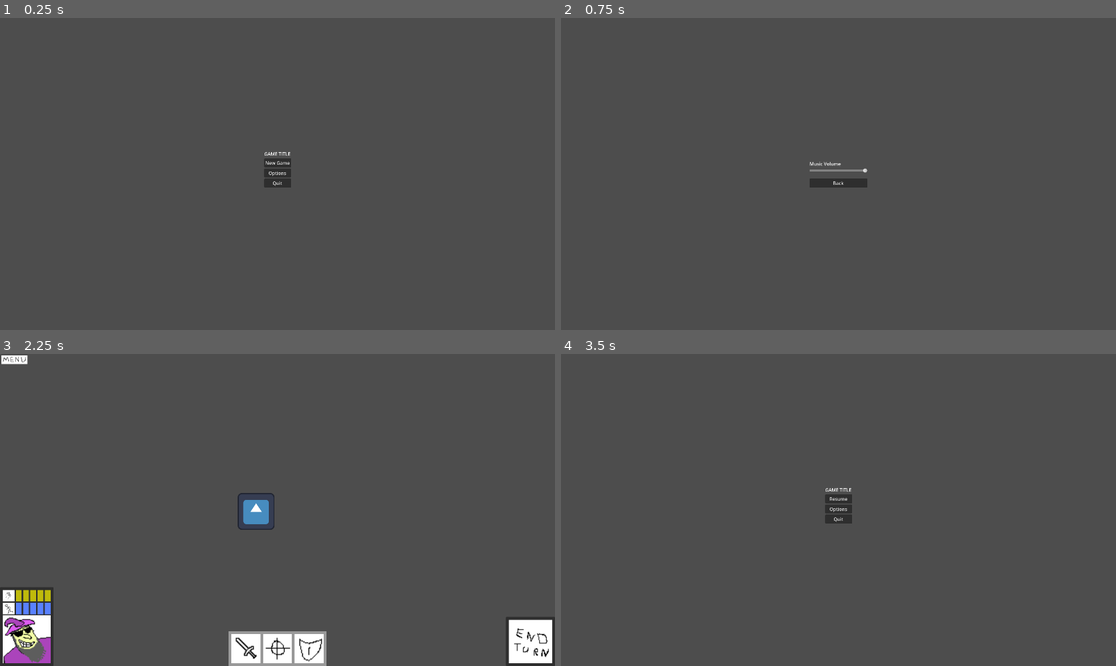
Above: before the commit, frames 1-4 (two rows, left to right).
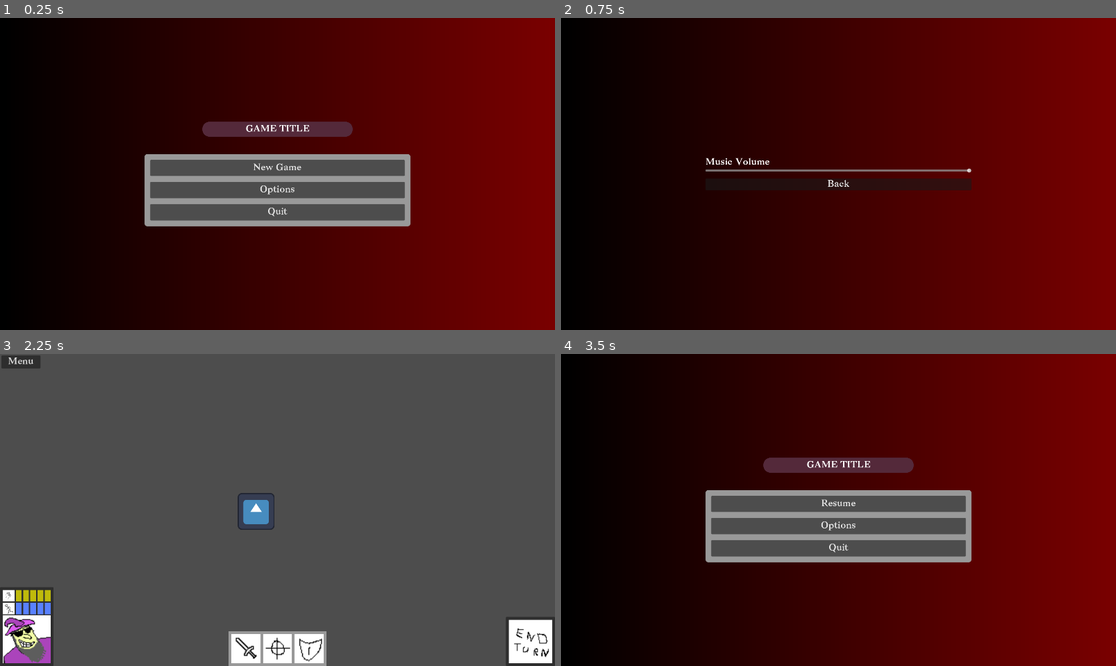
Above: after the commit, the same moments.

Repository: CiaranWoodward/LD57
Game: Godot game, scene res://scenes/main.tscn
Same seed, same stepped clock (60 frames per second), same inputs: the game is played once before the commit and once after it. The engine's default icon, where the game draws it, is replaced by a stand-in: a white triangle on a blue panel in a dark square. Sound files missing from this copy of the repository are replaced by a short silence.
Inputs (mouse positions are in pixels of both pictures, inside the frame that each line leads up to):
- Up to frame 1 (0.25 s): no input
- Up to frame 2 (0.75 s): click "Options" at 0.5 s
- Up to frame 3 (2.25 s): click "Back" at 1.25 s; click "New Game" at 2 s
- Up to frame 4 (3.5 s): click (583, 363) at 2.75 s

The runs differ from the first frame. In frame 1, 93% of the frame differs, in the area x 0-100%, y 0-100%; in frame 2, 100%; in frame 3, 0.3%; in frame 4, 93%.

Commit message:
Custom font, debug menu, UI colours

Diff:
--- a/UI/HUD.tscn
+++ b/UI/HUD.tscn
@@ -8,7 +8,6 @@
 [ext_resource type="Texture2D" uid="uid://4leq60s6j6fn" path="res://images/image_face.png" id="3_7dvkv"]
 [ext_resource type="Texture2D" uid="uid://blhl16ar0sq21" path="res://images/icon_guard.png" id="3_wm3ai"]
 [ext_resource type="Texture2D" uid="uid://bmtdje21c1ggw" path="res://images/button_endturn.png" id="7_vdcm2"]
-[ext_resource type="Texture2D" uid="uid://dwphob32jg6xj" path="res://images/button_menu.png" id="8_6rmj2"]
 
 [sub_resource type="StyleBoxFlat" id="StyleBoxFlat_2r41h"]
 
@@ -23,10 +22,11 @@
 theme_override_constants/margin_right = 5
 theme_override_constants/margin_bottom = 5
 
-[node name="ButtonMenu" type="TextureButton" parent="MenuMargin"]
+[node name="ButtonMenu" type="Button" parent="MenuMargin"]
 custom_minimum_size = Vector2(135, 45)
 layout_mode = 2
-texture_normal = ExtResource("8_6rmj2")
+theme_override_font_sizes/font_size = 32
+text = "Menu"
 
 [node name="Info" type="PanelContainer" parent="."]
 anchors_preset = 2
--- /dev/null
+++ b/UI/menu_debug.gd
@@ -0,0 +1,6 @@
+extends CanvasLayer
+
+signal dbg_music_mode
+
+func _on_music_mode_pressed() -> void:
+	dbg_music_mode.emit()
--- /dev/null
+++ b/UI/menu_debug.tscn
@@ -0,0 +1,46 @@
+[gd_scene load_steps=2 format=3 uid="uid://dvnr08tnqqvmu"]
+
+[ext_resource type="Script" uid="uid://dhpxg11gy2hld" path="res://UI/menu_debug.gd" id="1_qmqma"]
+
+[node name="MenuDebug" type="CanvasLayer"]
+script = ExtResource("1_qmqma")
+
+[node name="PanelContainer" type="PanelContainer" parent="."]
+anchors_preset = 6
+anchor_left = 1.0
+anchor_top = 0.5
+anchor_right = 1.0
+anchor_bottom = 0.5
+offset_left = -91.0
+offset_top = -22.0
+offset_bottom = 22.0
+grow_horizontal = 0
+grow_vertical = 2
+
+[node name="MarginContainer" type="MarginContainer" parent="PanelContainer"]
+layout_mode = 2
+theme_override_constants/margin_left = 20
+theme_override_constants/margin_top = 20
+theme_override_constants/margin_right = 20
+theme_override_constants/margin_bottom = 20
+
+[node name="VBoxContainer" type="VBoxContainer" parent="PanelContainer/MarginContainer"]
+layout_mode = 2
+
+[node name="Label" type="Label" parent="PanelContainer/MarginContainer/VBoxContainer"]
+layout_mode = 2
+theme_override_font_sizes/font_size = 32
+text = "Debug"
+horizontal_alignment = 1
+
+[node name="NextLevel" type="Button" parent="PanelContainer/MarginContainer/VBoxContainer"]
+layout_mode = 2
+theme_override_font_sizes/font_size = 32
+text = "Next Level"
+
+[node name="MusicMode" type="Button" parent="PanelContainer/MarginContainer/VBoxContainer"]
+layout_mode = 2
+theme_override_font_sizes/font_size = 32
+text = "Music Mode"
+
+[connection signal="pressed" from="PanelContainer/MarginContainer/VBoxContainer/MusicMode" to="." method="_on_music_mode_pressed"]
--- a/UI/menu_main.tscn
+++ b/UI/menu_main.tscn
@@ -1,47 +1,111 @@
-[gd_scene load_steps=2 format=3 uid="uid://dw4dfv2w8nfqf"]
+[gd_scene load_steps=4 format=3 uid="uid://dw4dfv2w8nfqf"]
 
 [ext_resource type="Script" uid="uid://boak3tj4hcejj" path="res://UI/menu_main.gd" id="1_dk4ej"]
+
+[sub_resource type="StyleBoxFlat" id="StyleBoxFlat_ltcc5"]
+bg_color = Color(0.327891, 0.159552, 0.22619, 1)
+corner_radius_top_left = 25
+corner_radius_top_right = 25
+corner_radius_bottom_right = 25
+corner_radius_bottom_left = 25
+
+[sub_resource type="StyleBoxFlat" id="StyleBoxFlat_bp7uk"]
+corner_radius_top_left = 10
+corner_radius_top_right = 10
+corner_radius_bottom_right = 10
+corner_radius_bottom_left = 10
 
 [node name="MenuMain" type="CanvasLayer"]
 script = ExtResource("1_dk4ej")
 
-[node name="MainVBox" type="VBoxContainer" parent="."]
-anchors_preset = 8
-anchor_left = 0.5
+[node name="MainMargin" type="MarginContainer" parent="."]
+anchors_preset = 14
 anchor_top = 0.5
-anchor_right = 0.5
+anchor_right = 1.0
 anchor_bottom = 0.5
-offset_left = -46.5
-offset_top = -81.5
-offset_right = 46.5
-offset_bottom = 81.5
+offset_top = -540.0
+offset_bottom = 540.0
 grow_horizontal = 2
 grow_vertical = 2
+theme_override_constants/margin_left = 500
+theme_override_constants/margin_top = 100
+theme_override_constants/margin_right = 500
+theme_override_constants/margin_bottom = 100
 
-[node name="MainTitleMargin" type="MarginContainer" parent="MainVBox"]
+[node name="MainVBox" type="VBoxContainer" parent="MainMargin"]
+layout_mode = 2
+size_flags_vertical = 4
+theme_override_constants/separation = 50
+
+[node name="MainTitleMargin" type="MarginContainer" parent="MainMargin/MainVBox"]
+layout_mode = 2
+theme_override_constants/margin_left = 200
+theme_override_constants/margin_right = 200
+theme_override_constants/margin_bottom = 10
+
+[node name="MainTitlePanel" type="Panel" parent="MainMargin/MainVBox/MainTitleMargin"]
+custom_minimum_size = Vector2(500, 50)
+layout_mode = 2
+theme_override_styles/panel = SubResource("StyleBoxFlat_ltcc5")
+
+[node name="MainTextMargin" type="MarginContainer" parent="MainMargin/MainVBox/MainTitleMargin"]
+layout_mode = 2
+theme_override_constants/margin_left = 10
+theme_override_constants/margin_top = 10
+theme_override_constants/margin_right = 10
+theme_override_constants/margin_bottom = 10
+
+[node name="MainTitle" type="Label" parent="MainMargin/MainVBox/MainTitleMargin/MainTextMargin"]
+layout_mode = 2
+theme_override_font_sizes/font_size = 32
+text = "GAME TITLE"
+horizontal_alignment = 1
+
+[node name="MainPanelMargin" type="MarginContainer" parent="MainMargin/MainVBox"]
 layout_mode = 2
 
-[node name="MainTitle" type="Label" parent="MainVBox/MainTitleMargin"]
+[node name="MainButtonPanel" type="Panel" parent="MainMargin/MainVBox/MainPanelMargin"]
 layout_mode = 2
-text = "GAME TITLE"
+theme_override_styles/panel = SubResource("StyleBoxFlat_bp7uk")
 
-[node name="Resume" type="Button" parent="MainVBox"]
+[node name="MainButtonMargin" type="MarginContainer" parent="MainMargin/MainVBox/MainPanelMargin"]
+custom_minimum_size = Vector2(900, 250)
 layout_mode = 2
+theme_override_constants/margin_left = 20
+theme_override_constants/margin_top = 20
+theme_override_constants/margin_right = 20
+theme_override_constants/margin_bottom = 20
+
+[node name="MainButtonVBox" type="VBoxContainer" parent="MainMargin/MainVBox/MainPanelMargin/MainButtonMargin"]
+layout_mode = 2
+theme_override_constants/separation = 20
+
+[node name="Resume" type="Button" parent="MainMargin/MainVBox/MainPanelMargin/MainButtonMargin/MainButtonVBox"]
+visible = false
+layout_mode = 2
+size_flags_vertical = 3
+theme_override_font_sizes/font_size = 32
 text = "Resume"
 
-[node name="NewGame" type="Button" parent="MainVBox"]
+[node name="NewGame" type="Button" parent="MainMargin/MainVBox/MainPanelMargin/MainButtonMargin/MainButtonVBox"]
 layout_mode = 2
+size_flags_vertical = 3
+theme_override_font_sizes/font_size = 32
 text = "New Game"
 
-[node name="Options" type="Button" parent="MainVBox"]
+[node name="Options" type="Button" parent="MainMargin/MainVBox/MainPanelMargin/MainButtonMargin/MainButtonVBox"]
 layout_mode = 2
+size_flags_vertical = 3
+theme_override_font_sizes/font_size = 32
 text = "Options"
 
-[node name="Quit" type="Button" parent="MainVBox"]
+[node name="Quit" type="Button" parent="MainMargin/MainVBox/MainPanelMargin/MainButtonMargin/MainButtonVBox"]
 layout_mode = 2
+size_flags_vertical = 3
+theme_override_font_sizes/font_size = 32
 text = "Quit"
 
-[connection signal="pressed" from="MainVBox/Resume" to="." method="_on_resume_pressed"]
-[connection signal="pressed" from="MainVBox/NewGame" to="." method="_on_new_game_pressed"]
-[connection signal="pressed" from="MainVBox/Options" to="." method="_on_options_pressed"]
-[connection signal="pressed" from="MainVBox/Quit" to="." method="_on_quit_pressed"]
+[connection signal="pressed" from="MainMargin/MainVBox/MainPanelMargin/MainButtonMargin/MainButtonVBox/Resume" to="." method="_on_resume_pressed"]
+[connection signal="pressed" from="MainMargin/MainVBox/MainPanelMargin/MainButtonMargin/MainButtonVBox/NewGame" to="." method="_on_new_game_pressed"]
+[connection signal="pressed" from="MainMargin/MainVBox/MainPanelMargin/MainButtonMargin/MainButtonVBox/Options" to="." method="_on_options_pressed"]
+[connection signal="pressed" from="MainMargin/MainVBox/MainPanelMargin/MainButtonMargin/MainButtonVBox/Quit" to="." method="_on_quit_pressed"]
--- a/UI/menu_options.tscn
+++ b/UI/menu_options.tscn
@@ -6,21 +6,18 @@
 script = ExtResource("1_k01u3")
 
 [node name="OptionsMargin" type="MarginContainer" parent="."]
-anchors_preset = 8
-anchor_left = 0.5
-anchor_top = 0.5
-anchor_right = 0.5
-anchor_bottom = 0.5
-offset_left = -100.0
-offset_top = -21.5
-offset_right = 100.0
-offset_bottom = 21.5
+anchors_preset = 15
+anchor_right = 1.0
+anchor_bottom = 1.0
 grow_horizontal = 2
 grow_vertical = 2
+theme_override_constants/margin_left = 500
+theme_override_constants/margin_right = 500
 
 [node name="OptionsVBox" type="VBoxContainer" parent="OptionsMargin"]
 custom_minimum_size = Vector2(200, 0)
 layout_mode = 2
+size_flags_vertical = 4
 theme_override_constants/separation = 20
 
 [node name="MusicVolVBox" type="VBoxContainer" parent="OptionsMargin/OptionsVBox"]
@@ -28,6 +25,7 @@
 
 [node name="MusicVolLabel" type="Label" parent="OptionsMargin/OptionsVBox/MusicVolVBox"]
 layout_mode = 2
+theme_override_font_sizes/font_size = 32
 text = "Music Volume"
 
 [node name="MusicVolHSlider" type="HSlider" parent="OptionsMargin/OptionsVBox/MusicVolVBox"]
@@ -36,6 +34,7 @@
 
 [node name="Button" type="Button" parent="OptionsMargin/OptionsVBox"]
 layout_mode = 2
+theme_override_font_sizes/font_size = 32
 text = "Back"
 
 [connection signal="value_changed" from="OptionsMargin/OptionsVBox/MusicVolVBox/MusicVolHSlider" to="." method="_on_h_slider_value_changed"]
--- a/main.gd
+++ b/main.gd
@@ -1,10 +1,20 @@
 extends Control
 
-@export var levels : Array[PackedScene]
+@export var debug : bool = true
 
-var tracks : Dictionary = {
-		"Level1": load("res://music/LD57 Level 1 Loop.mp3")
-	}
+#All game levels:
+var levels : Array[PackedScene] = [
+	load("res://Level/map.tscn")
+]
+
+#All music tracks:
+var tracks : Array[AudioStreamMP3] = [
+		load("res://music/LD76 OST Main Title Loop mp3.mp3"),
+		load("res://music/LD57 Level 1 Loop.mp3"),
+		load("res://music/LD76 Level 1 Loop (Low Health).mp3")
+	]
+
+var bloody_offset : int = (len(tracks)-1)/2
 
 var game_started : bool = false
 
@@ -16,65 +26,73 @@
 # Called when the node enters the scene tree for the first time.
 func _ready() -> void:
 	music_player = $Music
+	music_track(0)
 	music_player.finished.connect(music_loop)
 
+func music_track(track) -> void:
+	music_player.stream = tracks[track]
+	music_player.play(0)
+
+func music_urgency() -> void:
+	music_player.stream
 
 #Loop current track:
 func music_loop() -> void:
 	music_player.play(0)
 
 
-#Visibility of in-game HUD:
-func show_hud(enable : bool) -> void:
-	$HUD.visible = enable
-
-
 #Visibility of main menu:
 func show_menu(enable : bool) -> void:
 	$MenuMain.visible = enable
+	$BG.visible = enable
+	$HUD.visible = !enable
 
 
-#Visibility of main menu:
+#Visibility of options menu:
 func show_options(enable : bool) -> void:
+	$MenuMain.visible = !enable
 	$MenuOptions.visible = enable
 
-
+#Resume level:
 func _on_menu_main_resume_pressed() -> void:
 	show_menu(false)
-	show_hud(true)
-
 	get_tree().root.add_child(current_level)
 
 
 func _on_menu_main_new_game_pressed() -> void:
+
+	#Replace 'New Game' button with 'Resume'
 	game_started = true
+	$MenuMain/MainMargin/MainVBox/MainPanelMargin/MainButtonMargin/MainButtonVBox/NewGame.visible = !game_started
+	$MenuMain/MainMargin/MainVBox/MainPanelMargin/MainButtonMargin/MainButtonVBox/Resume.visible = game_started
+
+	#Hide menu, enable HUD and show first level:
 	show_menu(false)
-	show_hud(true)
-
 	current_level = levels[0].instantiate()
 	get_tree().root.add_child(current_level)
-	music_player.stream = tracks.Level1
-	music_player.play(0)
+
+	#Start music for first level:
+	music_track(1)
 
 
 func _on_menu_main_options_pressed() -> void:
-	show_menu(false)
 	show_options(true)
 
 
 func _on_menu_options_back_pressed() -> void:
+	show_options(false)
 	show_menu(true)
-	show_options(false)
 
 
 func _process(delta: float) -> void:
-	$MenuMain/MainVBox/NewGame.visible = !game_started
-	$MenuMain/MainVBox/Resume.visible = game_started
+
+	#Toggle debug menu
+	if  (debug == true) and (Input.is_action_just_pressed("debug")) :
+		$MenuDebug.visible = !$MenuDebug.visible
 
 
 func _on_hud_pause_menu() -> void:
 	show_menu(true)
-	show_hud(false)
 	get_tree().root.remove_child(current_level)
 
 
--- a/project.godot
+++ b/project.godot
@@ -20,6 +20,18 @@
 window/size/viewport_width=1920
 window/size/viewport_height=1080
 
+[gui]
+
+theme/custom_font="uid://c1l8tfjsccx1h"
+
+[input]
+
+debug={
+"deadzone": 0.2,
+"events": [Object(InputEventKey,"resource_local_to_scene":false,"resource_name":"","device":-1,"window_id":0,"alt_pressed":false,"shift_pressed":false,"ctrl_pressed":false,"meta_pressed":false,"pressed":false,"keycode":0,"physical_keycode":80,"key_label":0,"unicode":112,"location":0,"echo":false,"script":null)
+]
+}
+
 [rendering]
 
 renderer/rendering_method="mobile"
--- a/scenes/main.tscn
+++ b/scenes/main.tscn
@@ -1,10 +1,16 @@
-[gd_scene load_steps=6 format=3 uid="uid://crfl4qv4cvgwq"]
+[gd_scene load_steps=8 format=3 uid="uid://crfl4qv4cvgwq"]
 
 [ext_resource type="Script" uid="uid://uktqrdqbw21b" path="res://main.gd" id="1_jyhfs"]
-[ext_resource type="PackedScene" uid="uid://bop5wmjudg5xh" path="res://Level/map.tscn" id="2_tbgi4"]
 [ext_resource type="PackedScene" uid="uid://dw4dfv2w8nfqf" path="res://UI/menu_main.tscn" id="3_tefeu"]
 [ext_resource type="PackedScene" uid="uid://ctaeg60vimnlh" path="res://UI/HUD.tscn" id="4_o6xl0"]
 [ext_resource type="PackedScene" uid="uid://8r4xmp8negky" path="res://UI/menu_options.tscn" id="4_tbgi4"]
+[ext_resource type="PackedScene" uid="uid://dvnr08tnqqvmu" path="res://UI/menu_debug.tscn" id="6_tefeu"]
+
+[sub_resource type="Gradient" id="Gradient_ltcc5"]
+colors = PackedColorArray(0, 0, 0, 1, 0.478431, 0, 0, 1)
+
+[sub_resource type="GradientTexture1D" id="GradientTexture1D_tefeu"]
+gradient = SubResource("Gradient_ltcc5")
 
 [node name="Main" type="Control"]
 layout_mode = 3
@@ -14,7 +20,12 @@
 grow_horizontal = 2
 grow_vertical = 2
 script = ExtResource("1_jyhfs")
-levels = Array[PackedScene]([ExtResource("2_tbgi4")])
+
+[node name="BG" type="TextureRect" parent="."]
+layout_mode = 0
+offset_right = 1920.0
+offset_bottom = 1080.0
+texture = SubResource("GradientTexture1D_tefeu")
 
 [node name="MenuMain" parent="." instance=ExtResource("3_tefeu")]
 
@@ -22,6 +33,9 @@
 visible = false
 
 [node name="HUD" parent="." instance=ExtResource("4_o6xl0")]
+visible = false
+
+[node name="MenuDebug" parent="." instance=ExtResource("6_tefeu")]
 visible = false
 
 [node name="Music" type="AudioStreamPlayer" parent="."]
Not shown: 1 places in UI/HUD.tscn that only renumber resources
Not shown, added: UI/menu_debug.gd.uid
Binary file added: fonts/Bagnard.otf
Not shown, added: fonts/Bagnard.otf.import
Not shown, added: music/LD57 Level 1 Loop.mp3.import
Not shown, added: music/LD76 Defeat.mp3.import
Not shown, added: music/LD76 Level 1 Loop (Low Health).mp3.import
Not shown, added: music/LD76 OST Main Title Loop mp3.mp3.import
Not shown, added: music/LD76 Victory.mp3.import
Not shown, added: music/LD76 Defeat.mp3
Not shown, added: music/LD76 Level 1 Loop (Low Health).mp3
Not shown, added: music/LD76 OST Main Title Loop mp3.mp3
(and 1 more such lines)
